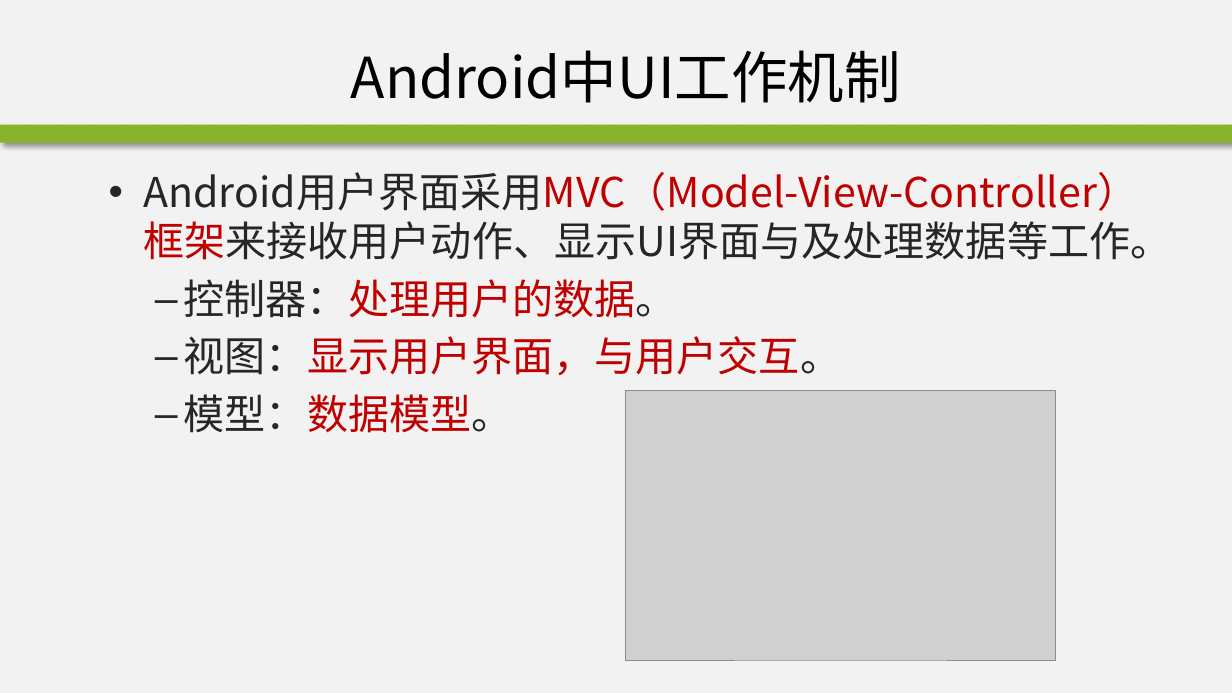
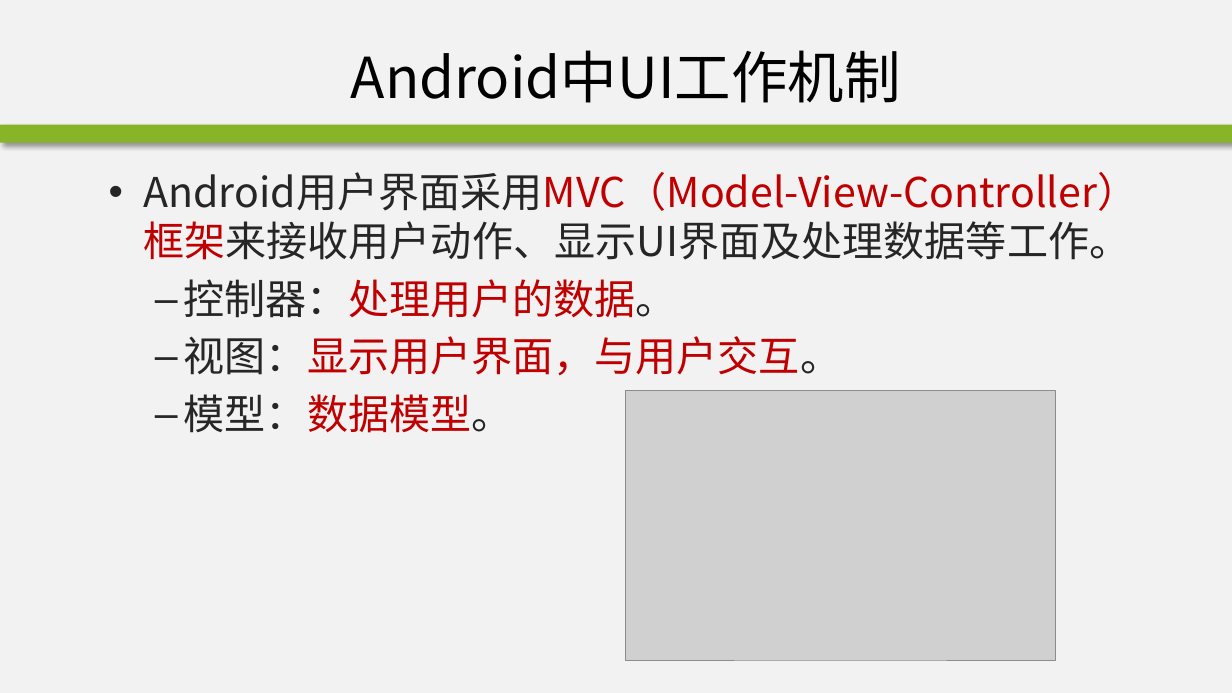
Before and after one commit to edu2act/course-android, a slide deck: slide 13 of materials/slides/ch02-1.pptx. Drawn at 1232x693 pixels with LibreOffice and Linux fonts; fonts in the diff are those of the drawing; grey boxes stand for pictures; background and template pictures are left out. Boxes give left, top, right and bottom in pixels: in the first picture for what was removed or moved away, otherwise in the second. Text is boxed around its words. In the diff, an @@ line names an element or a change of style, - is before the commit and + after.

```diff
--- a/materials/slides/ch02-1.pptx
+++ b/materials/slides/ch02-1.pptx
@@ text at [143,172,1139,260]: text changed @@
-• Android用户界面采用MVC（Model-View-Controller）框架来接收用户动作、显示UI界面与及处理数据等工作。
+• Android用户界面采用MVC（Model-View-Controller）框架来接收用户动作、显示UI界面及处理数据等工作。
```
Also in this commit, not shown: 7 other slides changed, 1 slide removed, 20 other files.
